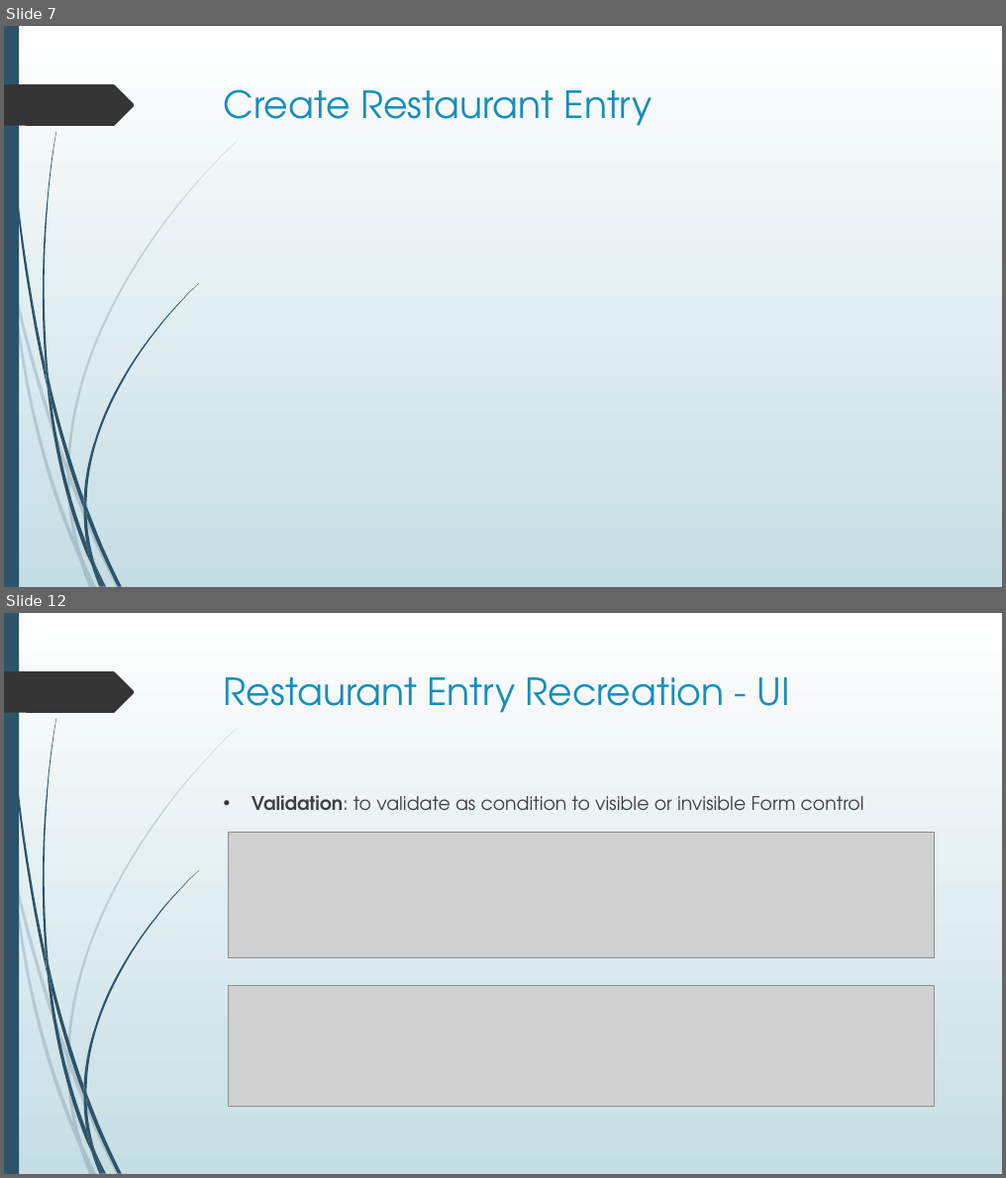
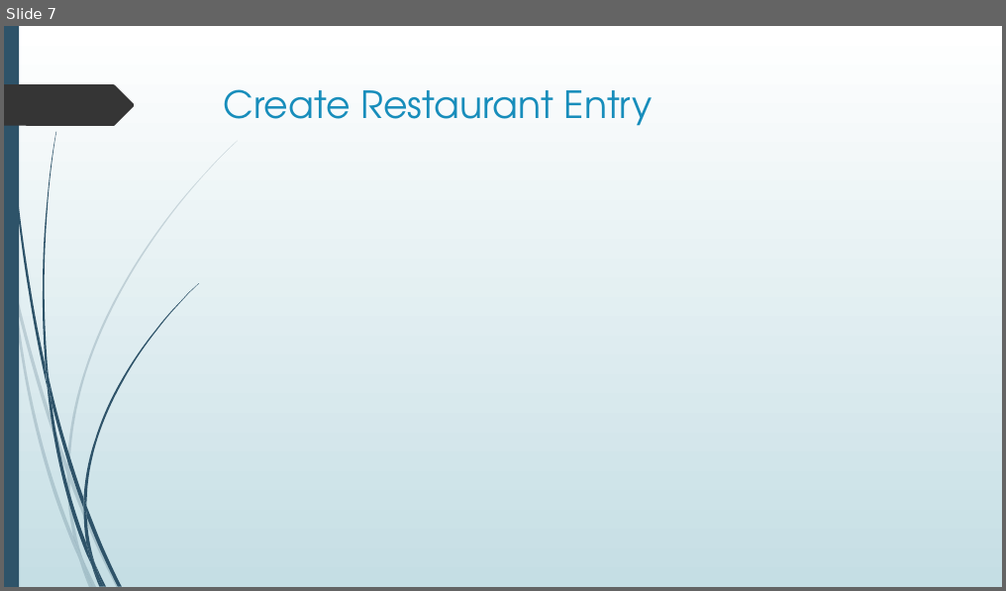
Before and after one commit to thienanmum/restaurantfinder, a slide deck: docs/RestaurantFinder.pptx. Shown one above the other, each under a label of ours: slides 7 and 12 before the commit, slide 7 after it; the slides between them are not shown. The pictures are 1006x1178 and 1006x591 pixels, drawn with LibreOffice and Linux fonts; fonts in the diff are those of the drawing; grey boxes stand for pictures. Boxes give left, top, right and bottom in pixels: in the first picture for what was removed or moved away, otherwise in the second. Text is boxed around its words. In the diff, an @@ line names an element or a change of style, - is before the commit and + after.

```diff
--- a/docs/RestaurantFinder.pptx
+++ b/docs/RestaurantFinder.pptx
@@ slide 12 removed at <box>4,613,1002,1174</box>, background gradient #FFFFFF to #C5DEE5; not listed: 24 template elements that a slide beside it also shows @@
@@ title removed at <box>224,677,790,713</box> @@
-Restaurant Entry Recreation - UI
@@ text removed at <box>252,795,864,810</box> @@
-• Validation: to validate as condition to visible or invisible Form control
@@ picture removed at <box>228,832,934,959</box> @@
@@ picture removed at <box>228,986,934,1106</box> @@
```
Also in this commit, not shown: 1 slide changed, 2 slides added, 6 other slides removed.
